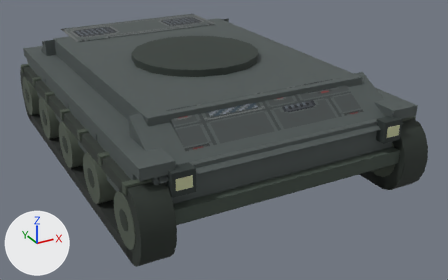
What one commit did to the glTF model Content.CMU/Resources/Models/CMU14/Garrison/CMU3DReduxVehicleTank.glb.
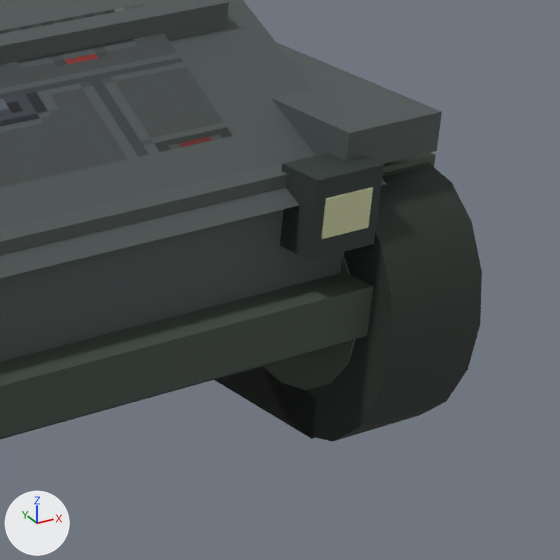
The first picture shows the older version from a camera (50 mm lens) standing at (-2.78, -5.67, 2.87) and looking at (0.2, -0.26, 0.17). The close-ups show the older and then the newer version on the part from 68% to 100% of the width and 27% to 79% of the height of that picture. Only the edits that show in the close-ups are written down. The lights are fixed; the arrows at lower left show +X, +Y and +Z. Where no turn or scale is listed for an object, it has been applied to the vertices.

Names of what the first close-up shows: 'fighting compartment', 'front towing beam', 'glacis finish', 'headlamp housing.001', 'headlamp lens.001', 'lower armored hull', 'lower track run.001', 'road wheel.005', 'sloped glacis', 'track fender.001', 'track return.002', 'track tread shoe.007' and 2 more.
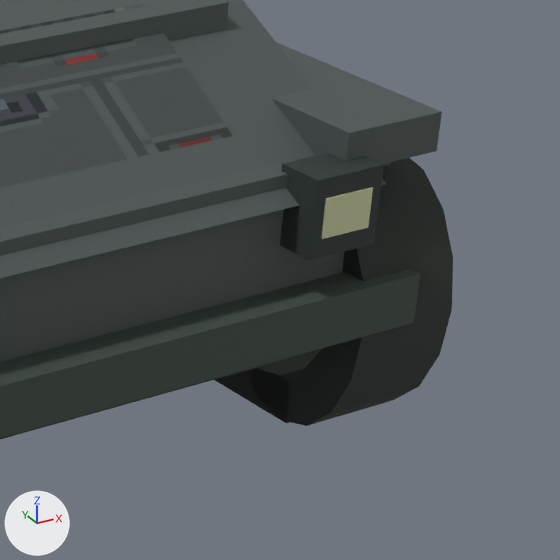
Boxes (x1, y1, x2, y2) around the edits, measured in the close-ups (560 x 560 px):
'track return.002', moved
    before: (263, 165, 482, 441)
    after: (247, 158, 453, 426)
'lower track run.001', moved, rescaled
    before: (215, 366, 316, 439)
    after: (215, 368, 291, 423)
'track tread shoe.007', moved (not visible afterwards)
    before: (383, 153, 436, 173)
'road wheel.005', unchanged, covered by the edit
    before: (263, 257, 356, 390)
    after: (258, 349, 321, 375)

What changed in the scene script:
```text
Change ob_lower_track_run_001:
    ob_lower_track_run_001.location: (1.292, 0.016, 0.072) -> (1.292, 0.062, 0.072)
    ob_lower_track_run_001.scale: (0.29, 3.53, 0.115) -> (0.29, 3.44, 0.115)
Change ob_track_return_002:
    ob_track_return_002.location: (1.292, -1.729, 0.357) -> (1.292, -1.635, 0.357)
Change ob_track_tread_shoe_007:
    ob_track_tread_shoe_007.location: (1.292, -1.709, 0.675) -> (1.292, -1.615, 0.675)
```
